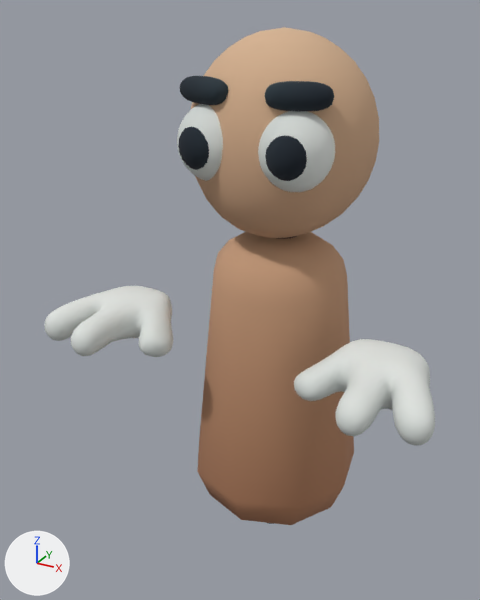
The Blender file src/features/player/assets/models/simple/guy.blend, before and after one commit.
The view is the same before and after, from a 50 mm camera at (0.849, -1.798, 1.633) aimed at (-0.075, -0.118, 0.793). The lights are fixed; the arrows at lower left show +X, +Y and +Z. The older version comes first.

Script lines for the objects in view, before the commit:
```python
me_cylinder_001 = bpy.data.meshes.new('Cylinder.001')
me_cylinder_001.from_pydata(...)  # 72 vertices, 65 faces; spans x -0.286..0.286, y -0.29..0.273, z 0.0..0.992
me_cylinder_001.polygons.foreach_set('use_smooth', [True] * 65)
me_cylinder_001.materials.append(mat_guy)
me_cylinder_003 = bpy.data.meshes.new('Cylinder.003')
me_cylinder_003.from_pydata(...)  # 3420 vertices, 3384 faces; spans x -0.284..0.284, y -0.268..0.284, z -0.294..0.296
me_cylinder_003.polygons.foreach_set('use_smooth', [True] * 3384)
me_cylinder_003.materials.append(mat_guy)
me_cylinder_004 = bpy.data.meshes.new('Cylinder.004')
me_cylinder_004.from_pydata(...)  # 1140 vertices, 1136 faces; spans x -0.613..0.613, y -0.492..-0.097, z -0.298..-0.157
me_cylinder_004.polygons.foreach_set('use_smooth', [True] * 1136)
me_cylinder_004.materials.append(mat_guy)
ob_body = bpy.data.objects.new('Body', me_cylinder_001)
ob_body.location = (0.0, 0.0, 0.0)
ob_hands = bpy.data.objects.new('Hands', me_cylinder_004)
ob_hands.location = (0.0, 0.0, 0.943)
ob_head = bpy.data.objects.new('Head', me_cylinder_003)
ob_head.location = (0.0, -0.027, 1.288)
```
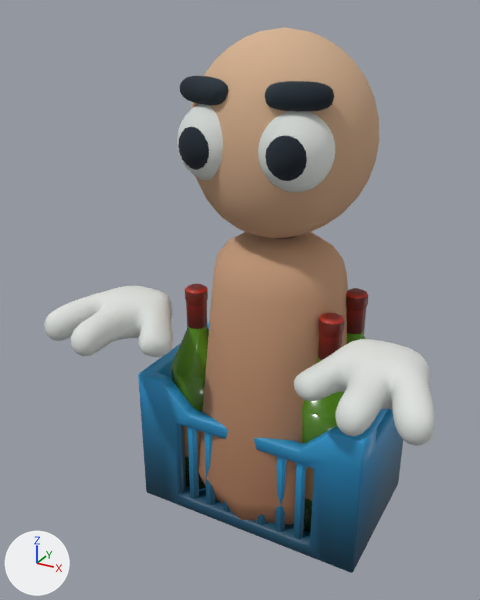
Pixel boxes (x1, y1, x2, y2) of what changed, in the pictures (480 x 600 px):
'Crate', added (blue)
    after: (138, 323, 403, 573)
'Bottles', added
    after: (171, 284, 209, 489)
    faces in mat_shinygradient: (171, 325, 209, 489)
    faces in mat_gradient: (184, 284, 208, 457)
'Bottles.004', added
    after: (302, 313, 344, 532)
    faces in mat_shinygradient: (302, 358, 344, 532)
    faces in mat_gradient: (305, 313, 344, 500)
'Bottles.005', added (red)
    after: (346, 288, 368, 344)
    faces in mat_gradient: (346, 288, 368, 334)
    faces in mat_shinygradient: (347, 332, 365, 344)

The change, as a diff of the scene's bpy script:
```diff
--- a/src/features/player/assets/models/simple/guy.blend.py
+++ b/src/features/player/assets/models/simple/guy.blend.py
@@ ng_ucupaint_shinygradient @@
+ng_ucupaint_shinygradient = bpy.data.node_groups.new('Ucupaint ShinyGradient', 'ShaderNodeTree')
+# nodes: Group, Mix, UVMap
+# colours: white #ffffff
@@ ng_yp_layer_gradients1_webp_001 @@
+ng_yp_layer_gradients1_webp_001 = bpy.data.node_groups.new('.yP Layer gradients1.webp.001', 'ShaderNodeTree')
+# uses the picture img_gradients1_webp
@@ ng_ypl_straight_over_mix @@
+ng_ypl_straight_over_mix = bpy.data.node_groups.new('~yPL Straight Over Mix', 'ShaderNodeTree')
+# nodes: Math, Mix, VectorMath
+# colours: black #000000, grey #bcbcbc
@@ ng_ucupaint_gradient @@
+ng_ucupaint_gradient = bpy.data.node_groups.new('Ucupaint Gradient', 'ShaderNodeTree')
+# nodes: Group, Mix, UVMap
+# colours: white #ffffff
@@ ng_yp_layer_gradients1_webp @@
+ng_yp_layer_gradients1_webp = bpy.data.node_groups.new('.yP Layer gradients1.webp', 'ShaderNodeTree')
+# uses the picture img_gradients1_webp
@@ mat_shinygradient @@
+mat_shinygradient = bpy.data.materials.new('ShinyGradient')
+# nodes: BsdfPrincipled, Group, OutputMaterial
+# colours: white #e7e7e7
@@ mat_gradient @@
+mat_gradient = bpy.data.materials.new('Gradient')
+mat_gradient.use_nodes = True; mat_gradient.node_tree.nodes.clear()
+_N = mat_gradient.node_tree.nodes; _L = mat_gradient.node_tree.links
+n0 = _N.new('ShaderNodeBsdfPrincipled'); n0.name = 'Principled BSDF'
+n1 = _N.new('ShaderNodeOutputMaterial'); n1.name = 'Material Output'
+n2 = _N.new('ShaderNodeGroup'); n2.name = 'Group'
+n2.node_tree = ng_ucupaint_gradient
+n2.inputs[0].default_value = (0.8, 0.8, 0.8, 1.0)  # 'Color', white #e7e7e7
+_L.new(n0.outputs[0], n1.inputs[0])  # 'BSDF' to 'Surface'
+_L.new(n2.outputs[0], n0.inputs[0])  # 'Color' to 'Base Color'
@@ ob_bottles_005 @@
+ob_bottles_005 = bpy.data.objects.new('Bottles.005', me_cylinder_010)  # 98 vertices, 89 faces; spans x 0.102..0.239, y 0.016..0.152, z 0.011..0.603
+ob_bottles_005.location = (0.0, 0.0, 0.0)
+ob_bottles_005.scale = (1.33, 1.33, 1.33)
@@ ob_bottles_004 @@
+ob_bottles_004 = bpy.data.objects.new('Bottles.004', me_cylinder_009)  # 98 vertices, 89 faces; spans x 0.102..0.239, y -0.145..-0.01, z 0.011..0.603
+ob_bottles_004.location = (0.0, 0.0, 0.0)
+ob_bottles_004.scale = (1.33, 1.33, 1.33)
@@ ob_crate @@
+ob_crate = bpy.data.objects.new('Crate', me_cube_003)  # 220 vertices, 209 faces; spans x -0.4..0.4, y -0.25..0.25, z 0.0..0.5; modifiers BEVEL
+ob_crate.location = (0.0, 0.0, 0.0)
@@ ob_bottles @@
+ob_bottles = bpy.data.objects.new('Bottles', me_cylinder_005)  # 98 vertices, 89 faces; spans x -0.254..-0.116, y -0.145..-0.01, z 0.011..0.603
+ob_bottles.location = (0.0, 0.0, 0.0)
+ob_bottles.scale = (1.33, 1.33, 1.33)
```
